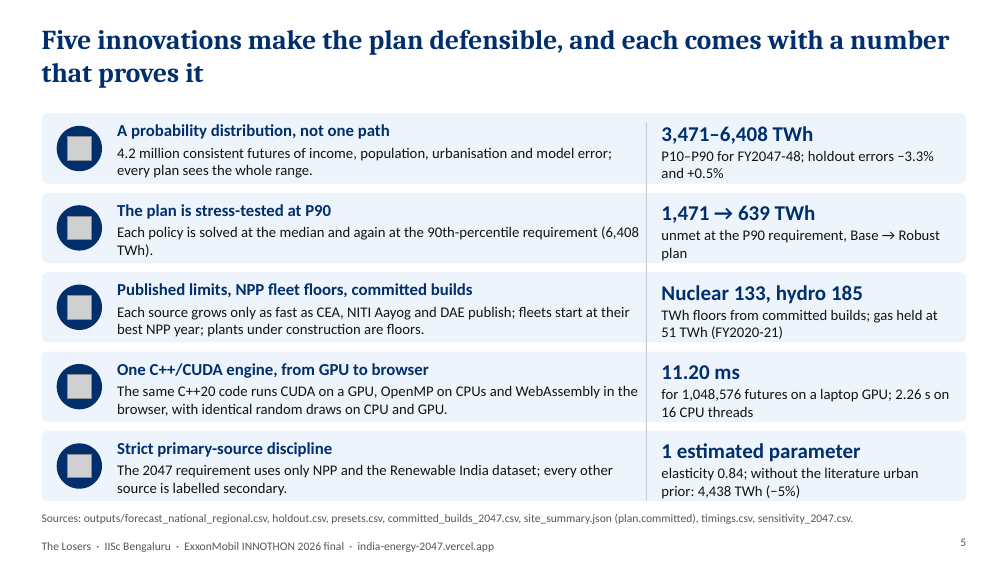
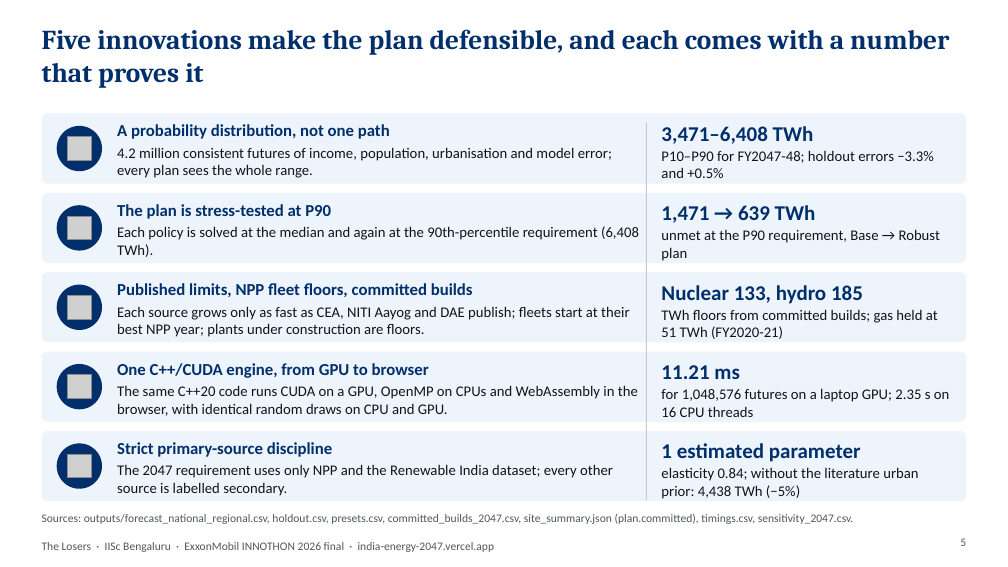
Before and after one commit to Tathagata-Ghosh-Developer/innothon-2026-india-energy-2047, a slide deck: slide 5 of docs/deck/India_Energy_2047_The_Losers.pptx. Drawn at 1008x567 pixels with LibreOffice and Linux fonts; fonts in the diff are those of the drawing; grey boxes stand for pictures. Boxes give left, top, right and bottom in pixels: in the first picture for what was removed or moved away, otherwise in the second. Text is boxed around its words. In the diff, an @@ line names an element or a change of style, - is before the commit and + after.

```diff
--- a/docs/deck/India_Energy_2047_The_Losers.pptx
+++ b/docs/deck/India_Energy_2047_The_Losers.pptx
@@ text at (661, 388, 949, 417): text changed @@
-for 1,048,576 futures on a laptop GPU; 2.26 s on 16 CPU threads
+for 1,048,576 futures on a laptop GPU; 2.35 s on 16 CPU threads
@@ text at (661, 365, 739, 379): text changed @@
-11.20 ms
+11.21 ms
```
Also in this commit, not shown: 27 other files.
